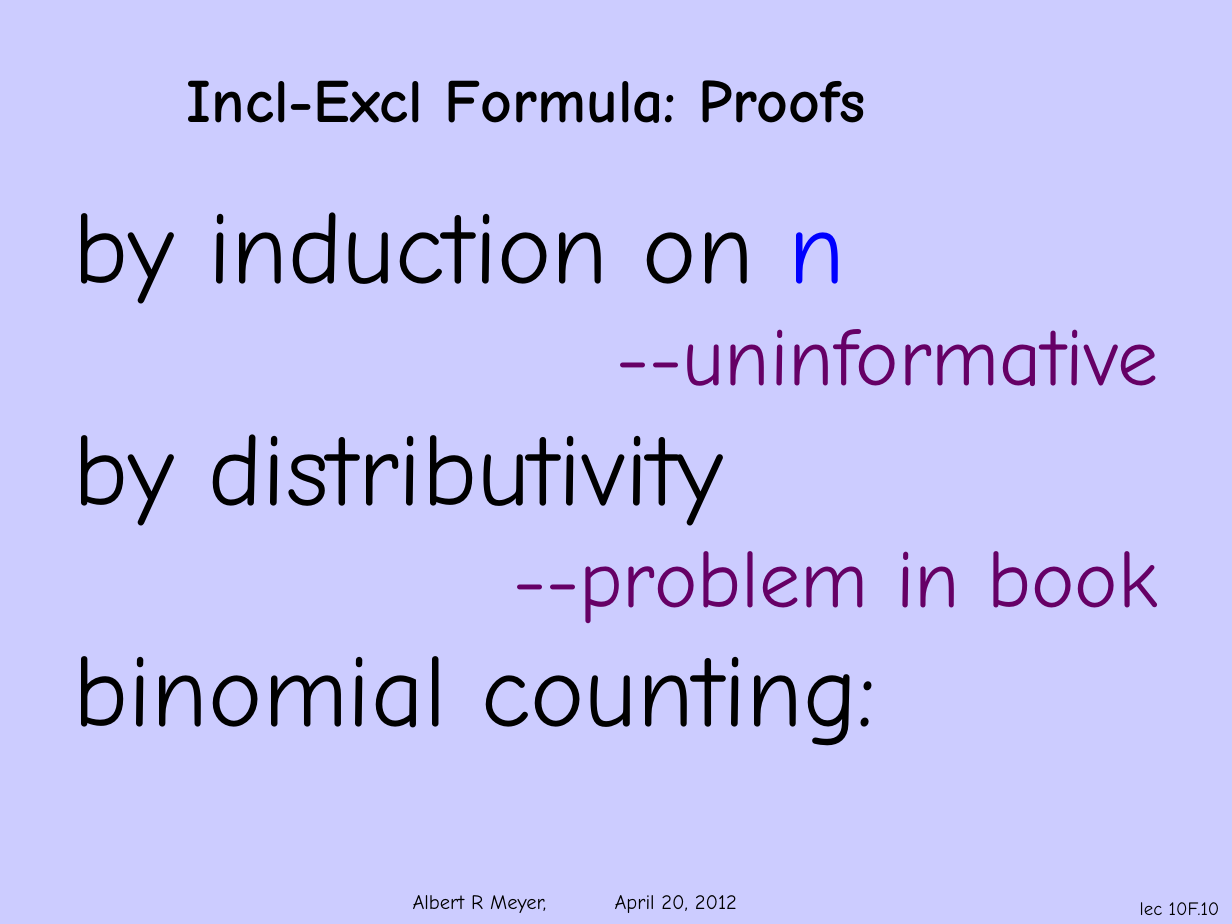
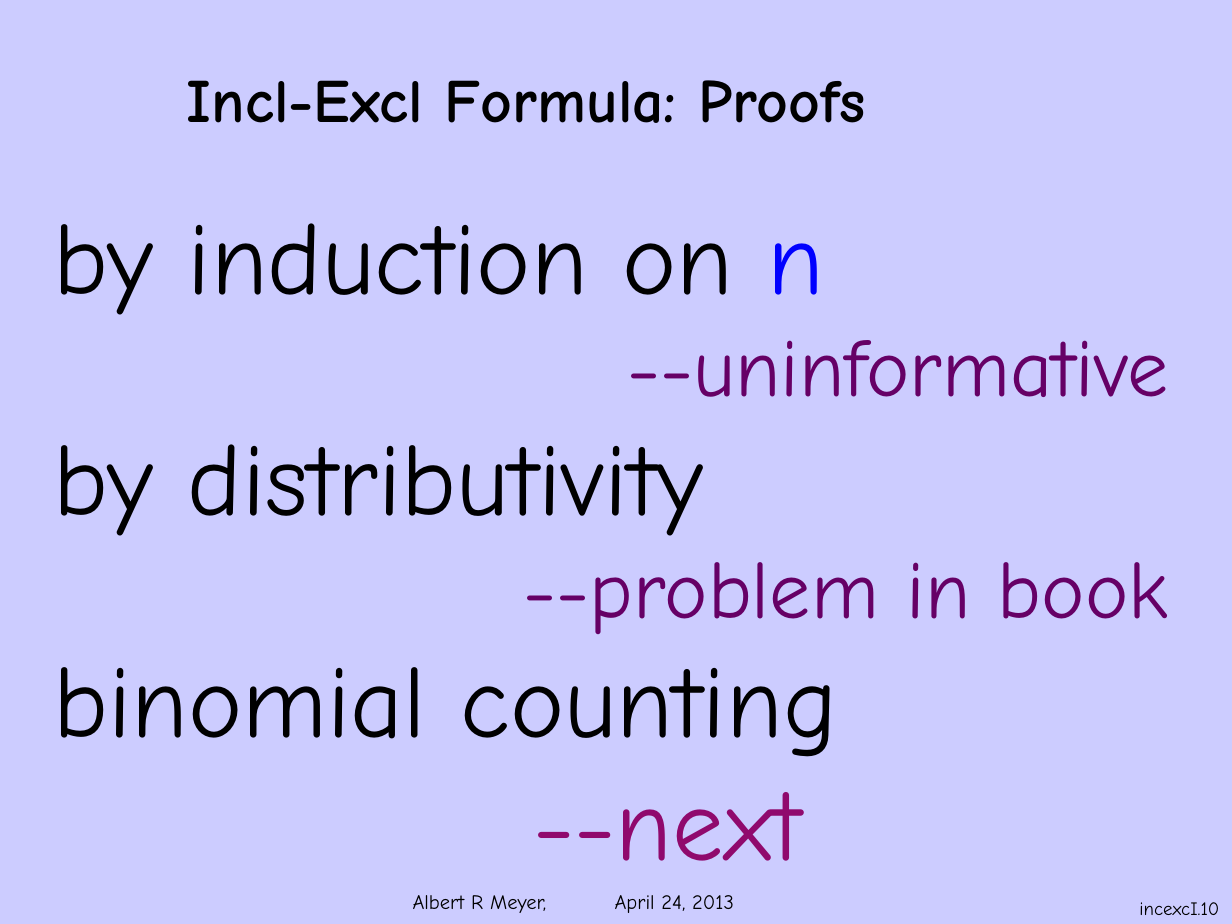
Before and after one commit to armeyer/mcs_web, a slide deck: slide 10 of spring13/slides13/inc-exc.pptx. Drawn at 1232x924 pixels with LibreOffice and Linux fonts; fonts in the diff are those of the drawing; background and template pictures are left out. Boxes give left, top, right and bottom in pixels: in the first picture for what was removed or moved away, otherwise in the second. Text is boxed around its words. In the diff, an @@ line names an element or a change of style, - is before the commit and + after.

Commit message:
add magictrick I&II.pptx, incexc I&II.pptx

```diff
--- a/spring13/slides13/inc-exc.pptx
+++ b/spring13/slides13/inc-exc.pptx
@@ text "by induction on n": place and size @@
-text "by induction on n" at [74, 212, 1159, 746]
+text "by induction on n" at [53, 223, 1169, 861]
@@ text at [53, 667, 838, 861]: text changed @@
-binomial counting:
+binomial counting
+--next
@@ text at [413, 895, 734, 913]: text changed @@
-Albert R Meyer, April 20, 2012
+Albert R Meyer, April 24, 2013
@@ page number at [1139, 902, 1219, 915]: text changed @@
-lec 10F.10
+incexcI.10
```
Also in this commit, not shown: 17 other slides changed, 4 other files.
